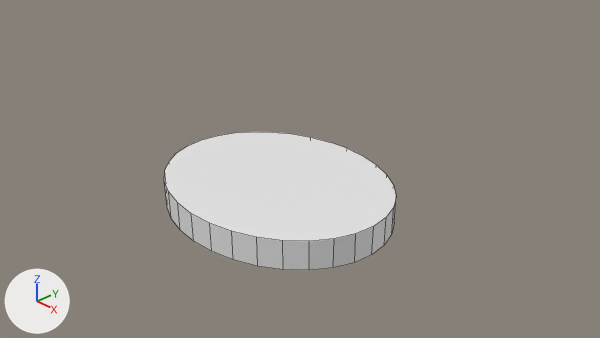
The Blender file Assignment1/Mesh/palm.blend: old version first, new version second.
Camera for both pictures: the file's camera 'Camera'. Arrows for +X, +Y and +Z are at lower left; the lights stay in place. Mesh edges are drawn as thin lines.

The scene before the commit, as lines of its bpy script (objects in view):
```python
me_cylinder = bpy.data.meshes.new('Cylinder')
me_cylinder.from_pydata(...)  # a 32-sided cylinder along z spanning x -1.0..1.0, y -1.0..1.0, z -1.0..1.0
ob_cylinder = bpy.data.objects.new('Cylinder', me_cylinder)
ob_cylinder.location = (0.0, 0.0, 0.0)
ob_cylinder.scale = (2.17, 1.75, 0.251)
```
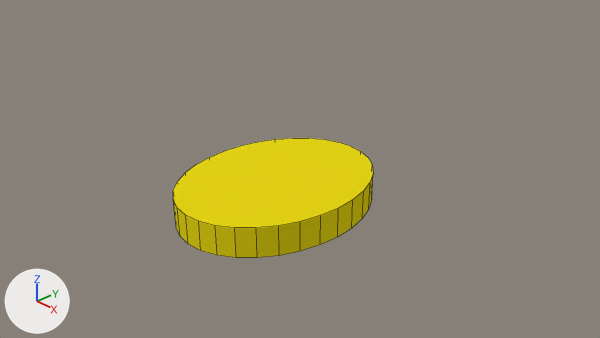
What differs and where, as boxes (x1, y1, x2, y2) in the pictures (600 x 338 px):
'Cylinder', recoloured, rescaled (white to yellow, 14% narrower, 13% shorter): before (164, 132, 396, 270); after (173, 138, 373, 258)

Patch to the scene script:
```diff
--- a/Assignment1/Mesh/palm.blend.py
+++ b/Assignment1/Mesh/palm.blend.py
@@ mat_material_001 @@
+mat_material_001 = diffuse_material('Material.001')
+mat_material_001.base_color = (0.8, 0.673, 0.00741)  # yellow #e7d615
@@ me_cylinder @@
 me_cylinder.from_pydata(...)  # 64 vertices, 34 faces; spans x -1.0..1.0, y -1.0..1.0, z -1.0..1.0
+me_cylinder.materials.append(mat_material_001)  # yellow #e7d615
@@ ob_cylinder @@
 ob_cylinder.location = (0.0, 0.0, 0.0)
-ob_cylinder.scale = (2.17, 1.75, 0.251)
+ob_cylinder.scale = (1.45, 1.85, 0.264)
```
